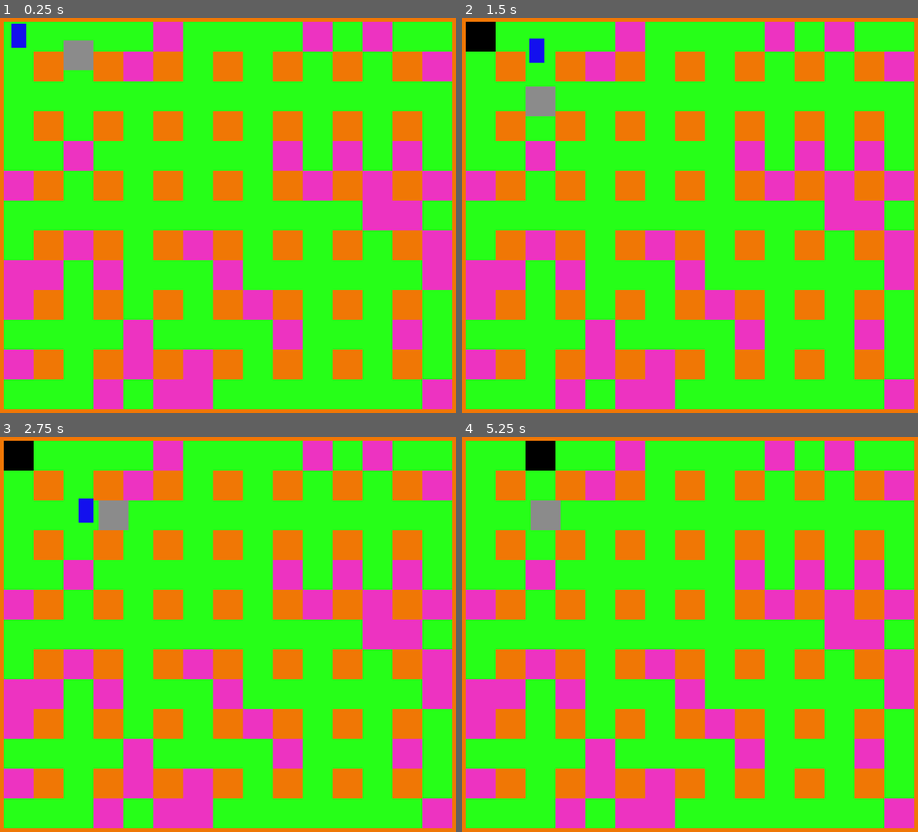
Above: before the commit, frames 1-4 (two rows, left to right).
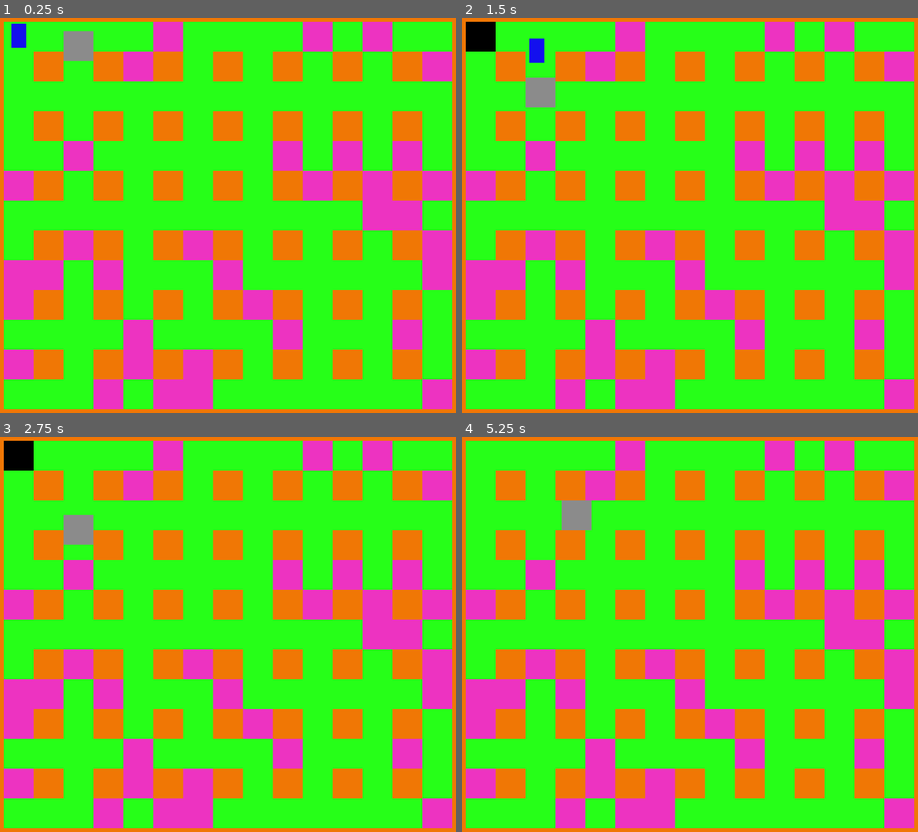
Above: after the commit, the same moments.

Repository: adrianofelix019/bomberman-clone
Game: Godot game, scene res://scenes/main_game.tscn
The game is run twice, just before and just after one commit, with the same random seed, the same clock (stepped at 60 frames per second) and the same inputs.
Inputs:
- Up to frame 1 (0.25 s): no input
- Up to frame 2 (1.5 s): hold Right (ui_right) 0.53-1.28 s; hold K (place_bomb) 0.53-1.28 s; hold Down (ui_down) from 1.28 s (still down); tap K (place_bomb) at 1.35 s
- Up to frame 3 (2.75 s): release Down (ui_down) at 2.03 s; hold Right (ui_right) from 2.03 s (still down); hold K (place_bomb) from 2.03 s (still down)
- Up to frame 4 (5.25 s): release Right (ui_right) at 2.78 s; release K (place_bomb) at 2.78 s; hold Up (ui_up) 2.78-3.53 s; tap K (place_bomb) at 2.85, 4.35 s; hold K (place_bomb) 3.53-4.28 s; hold Left (ui_left) 3.53-5.03 s; hold Down (ui_down) from 5.03 s (still down); hold K (place_bomb) from 5.03 s (still down)

The runs differ from the first frame. In frame 1, 0.3% of the frame differs, in the area x 13-21%, y 3-14%; in frame 2, 0.3%; in frame 3, 1.1%; in frame 4, 1.5%, in the area x 13-29%, y 0-24%.

Commit message:
remove debug code and slow down the enemy

Diff:
--- a/scenes/bomber_guy.tscn
+++ b/scenes/bomber_guy.tscn
@@ -6,7 +6,7 @@
 [sub_resource type="RectangleShape2D" id="RectangleShape2D_ec6vt"]
 size = Vector2(8, 13)
 
-[node name="BomberGuy" type="CharacterBody2D" unique_id=421491110]
+[node name="BomberGuy" type="CharacterBody2D" unique_id=421491110 groups=["player"]]
 script = ExtResource("1_6id5c")
 
 [node name="Sprite2D" type="Sprite2D" parent="." unique_id=1102614886]
@@ -17,5 +17,3 @@
 [node name="CollisionShape2D" type="CollisionShape2D" parent="." unique_id=1432681212]
 position = Vector2(0, -0.5)
 shape = SubResource("RectangleShape2D_ec6vt")
-
-[connection signal="player_moved" from="." to="." method="_on_player_moved"]
--- a/scenes/enemy.tscn
+++ b/scenes/enemy.tscn
@@ -5,6 +5,9 @@
 
 [sub_resource type="RectangleShape2D" id="RectangleShape2D_ec6vt"]
 size = Vector2(12, 14)
+
+[sub_resource type="RectangleShape2D" id="RectangleShape2D_15tgd"]
+size = Vector2(14, 16)
 
 [node name="Enemy" type="CharacterBody2D" unique_id=972040075]
 script = ExtResource("1_md0e3")
@@ -14,3 +17,10 @@
 
 [node name="CollisionShape2D" type="CollisionShape2D" parent="." unique_id=1010532091]
 shape = SubResource("RectangleShape2D_ec6vt")
+
+[node name="Hitbox" type="Area2D" parent="." unique_id=495291966]
+
+[node name="CollisionShape2D" type="CollisionShape2D" parent="Hitbox" unique_id=555595968]
+shape = SubResource("RectangleShape2D_15tgd")
+
+[connection signal="body_entered" from="Hitbox" to="." method="_on_hitbox_body_entered"]
--- a/scripts/bomb.gd
+++ b/scripts/bomb.gd
@@ -1,4 +1,7 @@
 extends Node2D
+
+
+@onready var bomber_guy := $"../BomberGuy"
 
 
 func explode() -> void:
@@ -11,5 +14,6 @@
 
 func _on_timer_timeout() -> void:
 	explode()
-	$"../BomberGuy".bombs_coords.pop_front()
+	if is_instance_valid(bomber_guy):
+		bomber_guy.bombs_coords.pop_front()
 	queue_free()
--- a/scripts/enemy.gd
+++ b/scripts/enemy.gd
@@ -1,7 +1,7 @@
 extends CharacterBody2D
 
 
-const SPEED := 40
+const SPEED := 20
 @onready var tile_map: TileMapLayer = $"../TileMapLayer"
 var current_cell: Vector2i
 var target_cell: Vector2i
@@ -48,22 +48,15 @@
 	for direction: Vector2i in directions:
 		var next_cell := current_cell + direction
 
-		print(
-			"Testando ",
-			next_cell,
-			" | source_id: ",
-			tile_map.get_cell_source_id(next_cell),
-			" | livre: ",
-			is_cell_free(next_cell)
-		)
-
 		if is_cell_free(next_cell):
 			target_cell = next_cell
-			print(">>> NOVO TARGET: ", target_cell)
 			return
-
-	print("!!! NENHUMA CÉLULA LIVRE !!!")
 
 
 func die() -> void:
 	queue_free()
+
+
+func _on_hitbox_body_entered(body: Node2D) -> void:
+	if body.is_in_group("player"):
+		body.die()
